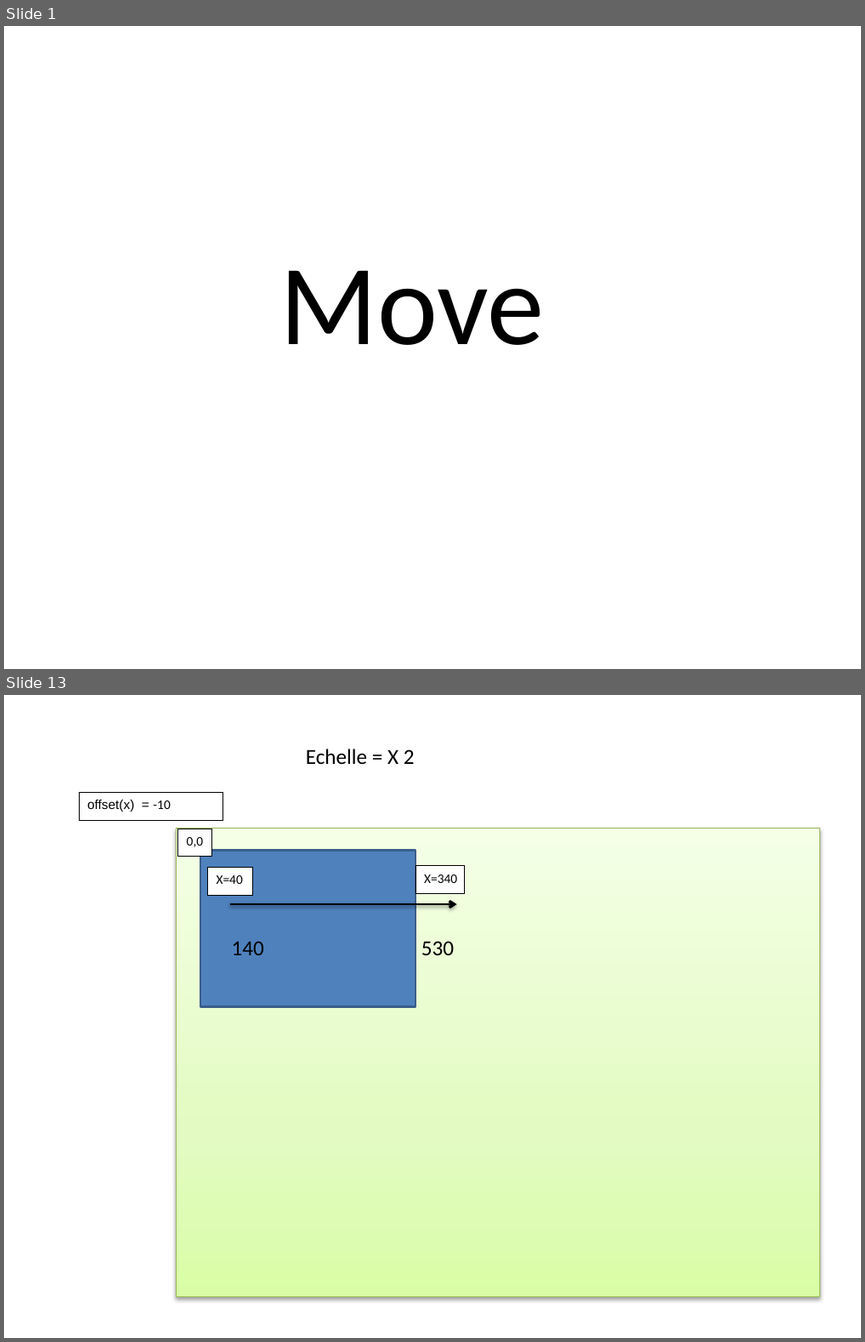
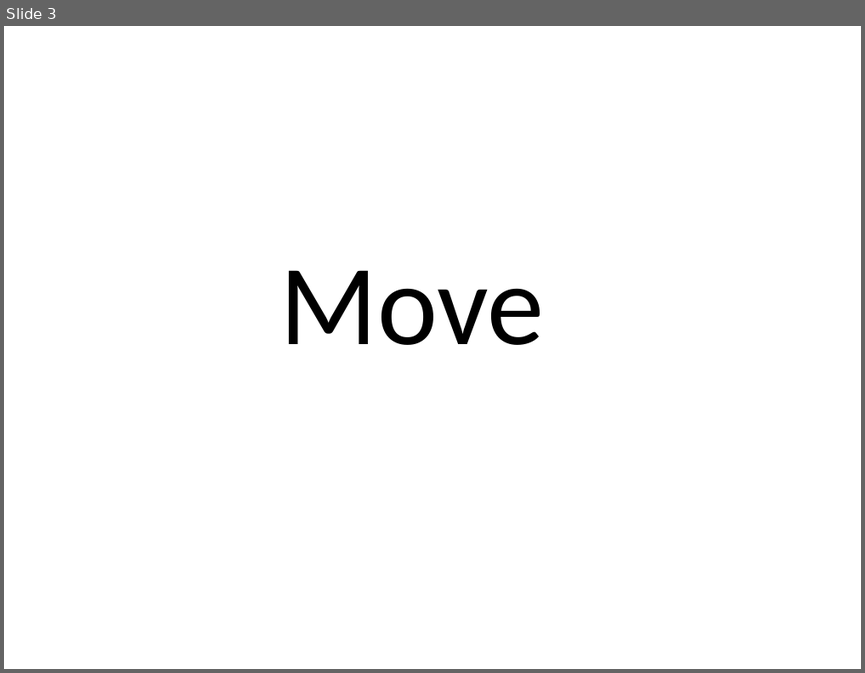
Before and after one commit to ckl67/PAC-Tool, a slide deck: prog_help/EnthalpyDraw.pptx. Shown one above the other, each under a label of ours: slides 1 and 13 before the commit, slide 3 after it; the slides between them are not shown. The pictures are 865x1342 and 865x673 pixels, drawn with LibreOffice and Linux fonts; fonts in the diff are those of the drawing. Boxes give left, top, right and bottom in pixels: in the first picture for what was removed or moved away, otherwise in the second. Text is boxed around its words. In the diff, an @@ line names an element or a change of style, - is before the commit and + after.

```diff
--- a/prog_help/EnthalpyDraw.pptx
+++ b/prog_help/EnthalpyDraw.pptx
@@ slide 13 removed at [4,695,861,1338], background #FFFFFF @@
@@ text removed at [306,749,415,764] @@
-Echelle = X 2
@@ rectangle removed at [79,792,222,819] @@
-offset(x) = -10
@@ rectangle removed at [177,828,820,1297] @@
@@ rectangle removed at [178,828,211,857] @@
-0,0
@@ rectangle removed at [200,850,415,1006] @@
@@ rectangle removed at [208,868,252,895] @@
-X=40
@@ rectangle removed at [415,866,464,893] @@
-X=340
@@ arrow removed from (230, 904) to (456, 904) @@
@@ text removed at [232,941,264,955] @@
-140
@@ text removed at [421,941,454,955] @@
-530
@@ what was slide 1 is now slide 3 @@
```
Also in this commit, not shown: 9 slides changed, 5 slides added, 2 other slides removed, 10 other files.
